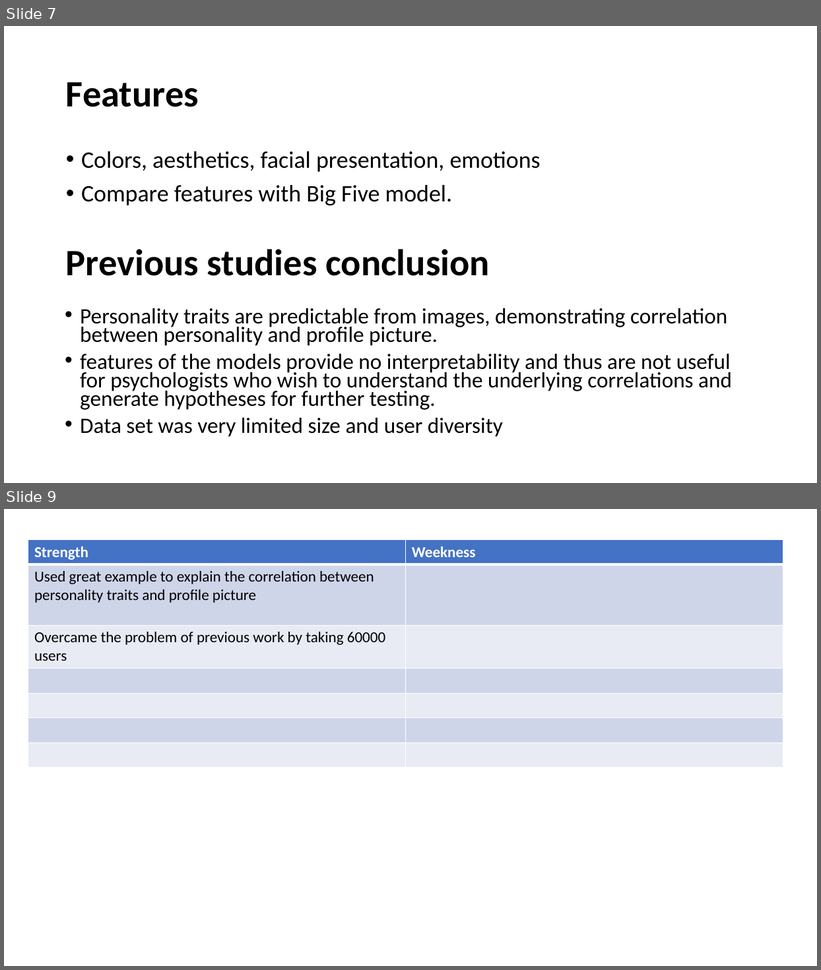
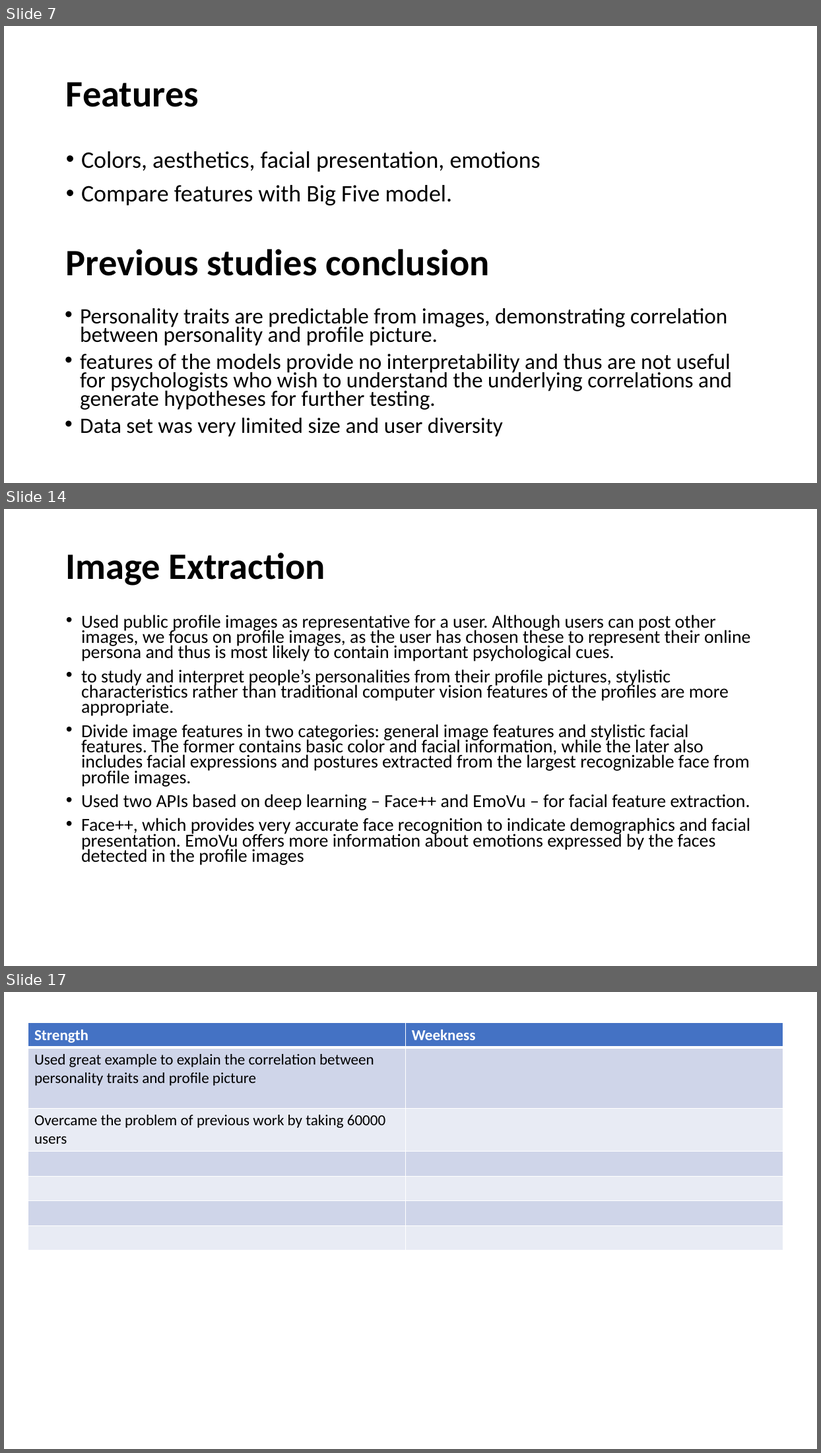
Before and after one commit to Sandhya-Bairi/USU-Assignments-and-Projects, a slide deck: CS 6675 - Advance Data Science/Practicum/Presentation.pptx. Shown one above the other, each under a label of ours: slides 7 and 9 before the commit, slides 7, 14 and 17 after it; the slides between them are not shown. The pictures are 821x970 and 821x1453 pixels, drawn with LibreOffice and Linux fonts; fonts in the diff are those of the drawing. Boxes give left, top, right and bottom in pixels: in the first picture for what was removed or moved away, otherwise in the second. Text is boxed around its words. In the diff, an @@ line names an element or a change of style, - is before the commit and + after.

```diff
--- a/CS 6675 - Advance Data Science/Practicum/Presentation.pptx
+++ b/CS 6675 - Advance Data Science/Practicum/Presentation.pptx
@@ slide 14 added at [4,509,817,966], background #FFFFFF @@
@@ title added at [66,553,325,586], 44 pt, text #000000, bold @@
+Image Extraction
@@ text added at [81,615,751,865], 21.7 pt, text #000000 @@
+• Used public profile images as representative for a user. Although users can post other images, we focus on profile images, as the user has chosen these to represent their online persona and thus is most likely to contain important psychological cues.
+• to study and interpret people’s personalities from their profile pictures, stylistic characteristics rather than traditional computer vision features of the profiles are more appropriate.
+• Divide image features in two categories: general image features and stylistic facial features. The former contains basic color and facial information, while the later also includes facial expressions and postures extracted from the largest recognizable face from profile images.
+• Used two APIs based on deep learning – Face++ and EmoVu – for facial feature extraction.
+• Face++, which provides very accurate face recognition to indicate demographics and facial presentation. EmoVu offers more information about emotions expressed by the faces detected in the profile images
@@ what was slide 9 is now slide 17 @@
```
Also in this commit, not shown: 1 slide changed, 7 other slides added, 42 other files.
